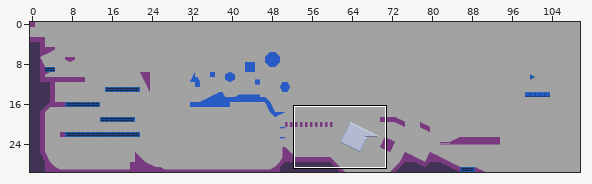
Tiled map: data/level/map_test.tmx. Above, an overview of the earlier version with the close-up marked.
Close-up. The starting point:
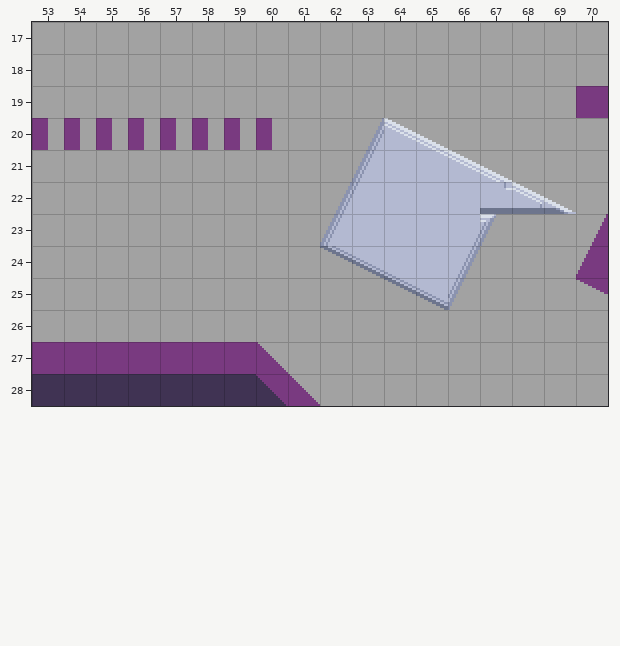
Cells are 16x16 px. Shown: x 53..70, y 17..28. The commit also changed other parts of the map, which this record leaves out.
Now the later version:
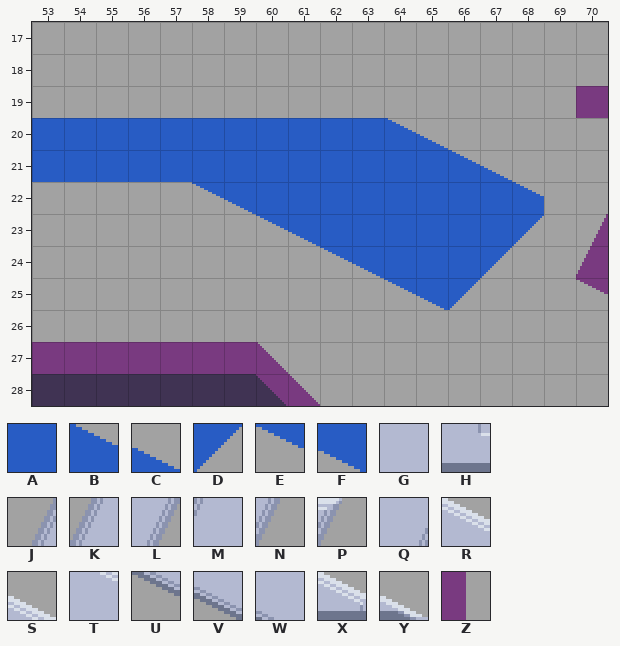
Key: from "autotile_test": A 0, B 36, C 37, D 49, E 50, F 51, G 98, H 117, J 128, K 144, L 161, M 174, N 177, P 181, Q 191, R 194, S 195, T 207, U 208, V 209, W 222, X 226, Y 227; from "tile_test": Z 9.
_ is an empty cell.
Difference:
{"where": "layer \"BG_0\""}
{"y":20,"x":53,"old":"ZZZZZZZZ__JRS","new":"AAAAAAAAAAABC"}
{"y":21,"x":53,"old":"__________KGTRS","new":"AAAAAAAAAAAAABC"}
{"y":22,"x":58,"old":"____JMGGGHXY","new":"EFAAAAAAAAB_"}
{"y":23,"x":60,"old":"__KGGGQP_","new":"EFAAAAAAD"}
{"y":24,"x":62,"old":"UVWGL_","new":"EFAAAD"}
{"y":25,"x":64,"old":"UVN","new":"EFD"}
